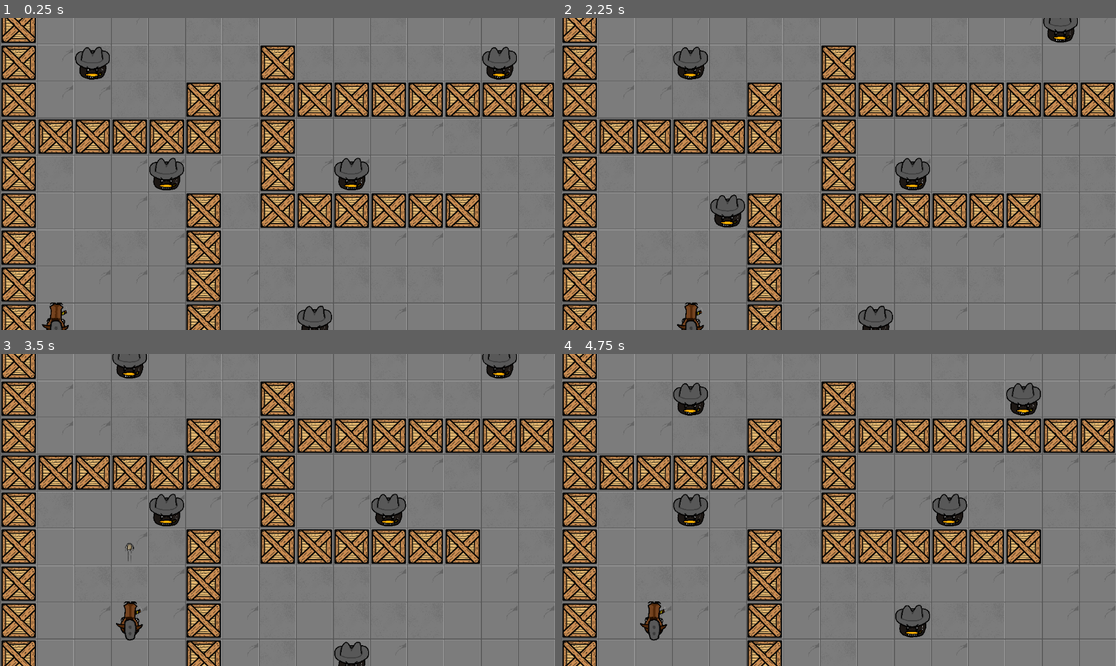
Above: before the commit, frames 1-4 (two rows, left to right).
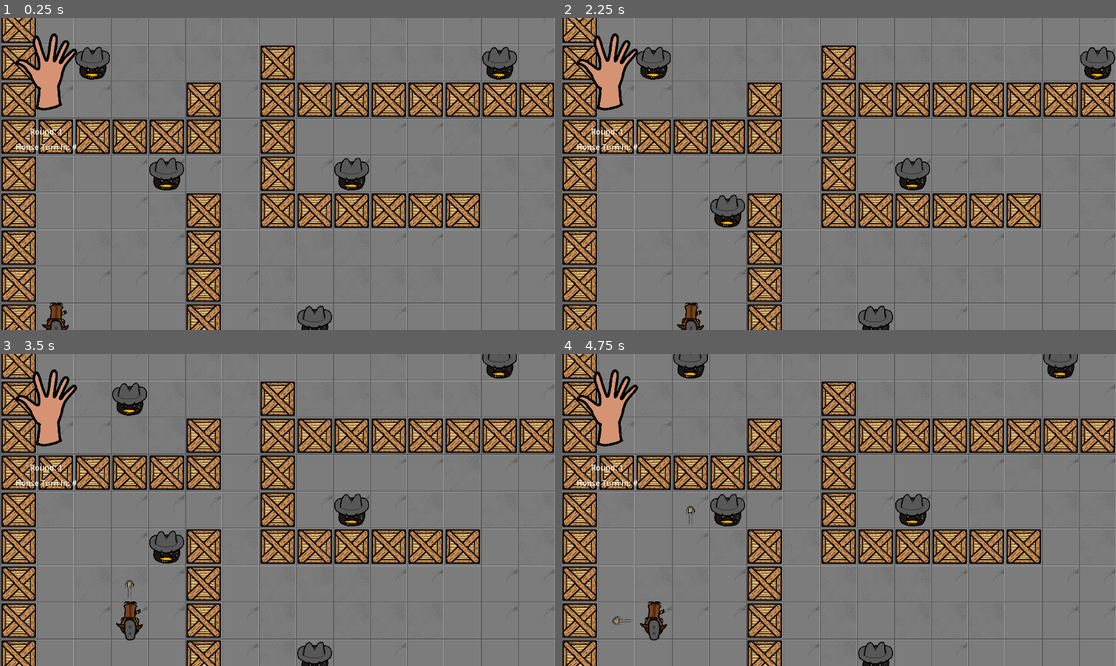
Above: after the commit, the same moments.

Repository: AT0M1X/TheHorseheadPact
Game: Godot game, scene res://scenes/main/Main.tscn
Two runs of this game, one before a commit and one after it. Both use one fixed random seed, a clock stepped at 60 frames per second and the inputs below.
Inputs:
- Up to frame 1 (0.25 s): no input
- Up to frame 2 (2.25 s): tap Enter at 0.5, 2 s; hold D (move_right) 0.53-1.28 s; hold Space (shoot) 0.53-1.28 s; hold S (move_down) 1.28-2.03 s; tap Space (shoot) at 1.35 s; hold D (move_right) from 2.03 s (still down); hold Space (shoot) from 2.03 s (still down)
- Up to frame 3 (3.5 s): release D (move_right) at 2.78 s; release Space (shoot) at 2.78 s; hold W (move_up) from 2.78 s (still down); tap Space (shoot) at 2.85 s
- Up to frame 4 (4.75 s): tap Enter at 3.5 s; release W (move_up) at 3.53 s; hold Space (shoot) 3.53-4.28 s; hold A (move_left) from 3.53 s (still down); tap Space (shoot) at 4.35 s

The runs differ from the first frame. In frame 1, 1.4% of the frame differs, in the area x 2-14%, y 4-43%; in frame 2, 3.3%; in frame 3, 5.1%; in frame 4, 6.1%, in the area x 2-94%, y 0-100%.

Commit message:
TurnManager full refactor

Diff:
--- a/autoload/DealManager.gd
+++ b/autoload/DealManager.gd
@@ -1,51 +1,53 @@
 extends Node
 
-var dealList = ["All shoot", "move down", "move up"]
-var dealToPick = 0
+var deal_list = ["All shoot", "move down", "move up"]
+var deal_to_pick = 0
 var deal_turn_modifier = 5
-var dealAccepted = false
-var currentDeal
+var deal_accepted_flag = false
+var current_deal
 
-var nextForcedTurn
+var next_forced_turn
 
-signal dealEventHappened
-signal forcedTurnHappened
-signal dealEventAccepted
-signal dealEventDeclined
-signal deal
+signal deal_event_happened
+signal forced_turn_happened
+signal deal_event_accepted
+signal deal_event_declined
+signal deal(deal_type)
+signal deal_event_turn_done
+signal forced_turn_done
 
-func pick_deal ():
-	currentDeal = dealList[dealToPick]
-	dealToPick =+ 1
+func pick_deal():
+	current_deal = deal_list[deal_to_pick]
+	deal_to_pick += 1
 	reset_deals()
 
-func reset_deals ():
-	if(dealToPick == dealList.size()):
-		dealToPick = 0
+func reset_deals():
+	if deal_to_pick == deal_list.size():
+		deal_to_pick = 0
 
 func do_deal_event_turn(turn_number):
-	if (!dealAccepted && (turn_number % deal_turn_modifier + randi_range(-2,2) == 0)):
+	if not deal_accepted_flag and (turn_number % deal_turn_modifier + randi_range(-2, 2) == 0):
 		pick_deal()
-		dealEventHappened.emit()
+		deal_event_happened.emit()
 		return true
 	else:
-		false
+		return false
 
 func do_forced_turn(turn_number):
-	if (turn_number == nextForcedTurn):
-		deal.emit(currentDeal)
-		print(currentDeal)
-		forcedTurnHappened.emit()
-		dealAccepted = false
+	if turn_number == next_forced_turn:
+		deal.emit(current_deal)
+		print(current_deal)
+		forced_turn_happened.emit()
+		deal_accepted_flag = false
 		return true
 	else:
 		return false
 
 func deal_accepted():
-	dealAccepted = true
-	nextForcedTurn = TurnManager.current_turn + randi_range(2,5)
-	dealEventAccepted.emit()
+	deal_accepted_flag = true
+	next_forced_turn = TurnManager.current_turn + randi_range(2, 5)
+	deal_event_accepted.emit()
 
 func deal_declined():
-	dealAccepted = false
-	dealEventDeclined.emit()
+	deal_accepted_flag = false
+	deal_event_declined.emit()
--- a/autoload/TurnManager.gd
+++ b/autoload/TurnManager.gd
@@ -1,20 +1,22 @@
 extends Node
 
 var player
+var current_turn
+var next_deal_turn
 var _enemies := []
 var bullets := []
-var state := "player" # "player" or "enemies"
 var game_over := false
-var current_turn = 5
 
-signal dealTurnHappened
+signal reset_signal
+signal start_turn(current_turn)
+signal player_died
 
 func reset():
+	emit_signal("reset_signal")
+	game_over = false
+	current_turn = 0
 	_enemies.clear()
 	bullets.clear()
-	state = "player"
-	game_over = false
-	current_turn = 0
 
 func register_player(p):
 	player = p
@@ -33,30 +35,30 @@
 func register_bullet(b):
 	bullets.append(b)
 
-func on_player_end_turn():
+func do_turn():
 	if game_over:
 		return
 
-	if(state == "player"):
-		state = "enemies"
+	emit_signal("start_turn", current_turn)
+	var is_deal_event_turn = DealManager.do_deal_event_turn(current_turn)
+	#if is_deal_event_turn:
+	#	await DealManager.deal_event_turn_done
 
-		next_turn()
-		process_bullets()
-		process_enemies()
+	var is_forced_turn = DealManager.do_forced_turn(current_turn)
+	#if is_forced_turn:
+	#	await DealManager.forced_turn_done
 
-	# Let player update before next entity turn
-	await get_tree().physics_frame
-	await get_tree().process_frame
+	player.take_turn()
+	await player.turn_done
+	await process_enemies()
+	await process_bullets()
 
-	state = "enemies"
-	process_bullets()
-	if game_over:
-		return
-	process_enemies()
+	end_turn()
 
-	state = "player"
-	if is_instance_valid(player):
-		player.is_my_turn = true
+func end_turn():
+	current_turn += 1
+	if !game_over:
+		call_deferred("do_turn")
 
 func process_enemies():
 	for e in _enemies:
@@ -64,6 +66,8 @@
 			return
 		if is_instance_valid(e):
 			e.take_turn()
+			if e.has_signal("turn_done"):
+				await e.turn_done
 
 func process_bullets():
 	for b in bullets:
@@ -71,20 +75,12 @@
 			return
 		if is_instance_valid(b):
 			b.move()
+			if b.has_signal("move_done"):
+				await b.move_done
 
 func player_die():
 	if game_over:
 		return
 
 	game_over = true
-	player.die()
-
-func process_deal_turn():
-	state = "deal"
-	print("horse")
-	dealTurnHappened.emit()
-	state = "enemy"
-
-func next_turn():
-	current_turn += 1
-	DealManager.do_deal_event_turn(current_turn)
+	emit_signal("player_died")
--- a/scenes/main/Main.tscn
+++ b/scenes/main/Main.tscn
@@ -1,7 +1,8 @@
-[gd_scene load_steps=3 format=3 uid="uid://bi24ii62708h5"]
+[gd_scene load_steps=4 format=3 uid="uid://bi24ii62708h5"]
 
 [ext_resource type="Script" uid="uid://cqmnjrnn005d7" path="res://scripts/main/Main.gd" id="1_u1xfj"]
 [ext_resource type="PackedScene" uid="uid://6dl6r28p70da" path="res://scenes/actors/Player.tscn" id="3_dc040"]
+[ext_resource type="PackedScene" uid="uid://dtuhanki4xciu" path="res://scenes/user_interface/UserInterface.tscn" id="3_q24mn"]
 
 [node name="Main" type="Node2D"]
 script = ExtResource("1_u1xfj")
@@ -10,6 +11,8 @@
 
 [node name="Player" parent="." instance=ExtResource("3_dc040")]
 
+[node name="User Interface" parent="." instance=ExtResource("3_q24mn")]
+
 [node name="Camera2D" type="Camera2D" parent="."]
 position = Vector2(3840, 2816)
 zoom = Vector2(0.15, 0.15)
--- /dev/null
+++ b/scenes/user_interface/UserInterface.tscn
@@ -0,0 +1,41 @@
+[gd_scene load_steps=3 format=3 uid="uid://dtuhanki4xciu"]
+
+[ext_resource type="Texture2D" uid="uid://bq5nbnu2qmksx" path="res://assets/art/0_-_Full_hand.png" id="1_0duag"]
+[ext_resource type="Script" uid="uid://dqoca2s0s2vlm" path="res://scripts/user_interface/UserInterface.gd" id="1_xfl3k"]
+
+[node name="User Interface" type="CanvasLayer"]
+script = ExtResource("1_xfl3k")
+
+[node name="UI Root" type="Control" parent="."]
+layout_mode = 3
+anchors_preset = 15
+anchor_right = 1.0
+anchor_bottom = 1.0
+grow_horizontal = 2
+grow_vertical = 2
+
+[node name="Finger Counter" type="TextureRect" parent="UI Root"]
+layout_mode = 0
+offset_left = 32.0
+offset_top = 32.0
+offset_right = 160.0
+offset_bottom = 192.0
+texture = ExtResource("1_0duag")
+expand_mode = 1
+
+[node name="Turn Counter" type="Label" parent="UI Root"]
+layout_mode = 1
+offset_left = 32.0
+offset_top = 224.0
+offset_right = 160.0
+offset_bottom = 256.0
+text = "Round: 1"
+horizontal_alignment = 1
+
+[node name="Honse Counter" type="Label" parent="UI Root"]
+offset_left = 32.0
+offset_top = 256.0
+offset_right = 160.0
+offset_bottom = 288.0
+text = "Honse Turn In: #"
+horizontal_alignment = 1
--- a/scripts/actors/Player.gd
+++ b/scripts/actors/Player.gd
@@ -3,16 +3,19 @@
 @export var Bullet : PackedScene
 
 var tile_size = 32
-var is_my_turn := true
+var can_act := false
 var last_dir = Vector2.RIGHT
 
-signal player_died
+signal turn_done
 
 func _ready():
 	TurnManager.register_player(self)
 
-func _input(event):
-	if not is_my_turn:
+func take_turn():
+	can_act = true
+
+func _unhandled_input(event):
+	if !can_act:
 		return
 
 	if event.is_action_pressed("shoot"):
@@ -66,8 +69,5 @@
 	end_turn()
 
 func end_turn():
-	is_my_turn = false
-	TurnManager.on_player_end_turn()
-
-func die():
-	emit_signal("player_died")
+	can_act = false
+	emit_signal("turn_done")
--- a/scripts/main/Main.gd
+++ b/scripts/main/Main.gd
@@ -6,9 +6,9 @@
 
 func _ready():
 	TurnManager.reset()
+	TurnManager.player_died.connect(_on_player_died)
 
 	player = $Player
-	player.player_died.connect(_on_player_died)
 	load_level("res://scenes/levels/Level_01.tscn")
 	#load_level("res://scenes/levels/OpenTesting.tscn")
 
@@ -23,6 +23,7 @@
 	# Optionally move player to the level's designated PlayerStart
 	var start = current_level_instance.get_node("PlayerStart")
 	player.position = start.position
+	TurnManager.do_turn()
 
 func restart_level():
 	TurnManager.reset()
--- /dev/null
+++ b/scripts/user_interface/UserInterface.gd
@@ -0,0 +1,33 @@
+extends CanvasLayer
+
+@onready var finger_counter: TextureRect = $"UI Root/Finger Counter"
+@onready var turn_counter: Label = $"UI Root/Turn Counter"
+@onready var honse_counter: Label = $"UI Root/Honse Counter"
+
+var fingers := [
+	preload("res://assets/art/0_-_Full_hand.png"),
+	preload("res://assets/art/1_-_Missing_littlefinger.png"),
+	preload("res://assets/art/2_-_Missing_ringfinger.png"),
+	preload("res://assets/art/3_-_Missing_middlefinger.png"),
+	preload("res://assets/art/4_-_Missing_thumb.png"),
+	preload("res://assets/art/5_-_Broken_pointer.png")
+]
+
+func _ready():
+	return
+	#TurnManager.connect("update_finger_counter", _update_finger_counter)
+	#TurnManager.connect("update_turn_counter", _update_turn_counter)
+	#TurnManager.connect("update_honse_counter", _update_honse_counter)
+
+func _update_finger_counter(finger_count):
+	_set_icon_by_index(5 - finger_count)
+
+func _update_turn_counter(current_turn):
+	turn_counter.text = "Round: %s" % current_turn
+
+func _update_honse_counter():
+	return
+
+func _set_icon_by_index(index):
+	if index >= 0 and index < fingers.size():
+		finger_counter.texture = fingers[index]
Binary file added: assets/art/0_-_Full_hand.png
Not shown, added: assets/art/0_-_Full_hand.png.import
Binary file added: assets/art/1_-_Missing_littlefinger.png
Not shown, added: assets/art/1_-_Missing_littlefinger.png.import
Binary file added: assets/art/2_-_Missing_ringfinger.png
Not shown, added: assets/art/2_-_Missing_ringfinger.png.import
Binary file added: assets/art/3_-_Missing_middlefinger.png
Not shown, added: assets/art/3_-_Missing_middlefinger.png.import
Binary file added: assets/art/4_-_Missing_thumb.png
Not shown, added: assets/art/4_-_Missing_thumb.png.import
Binary file added: assets/art/5_-_Broken_pointer.png
Not shown, added: assets/art/5_-_Broken_pointer.png.import
(and 2 more such lines)
